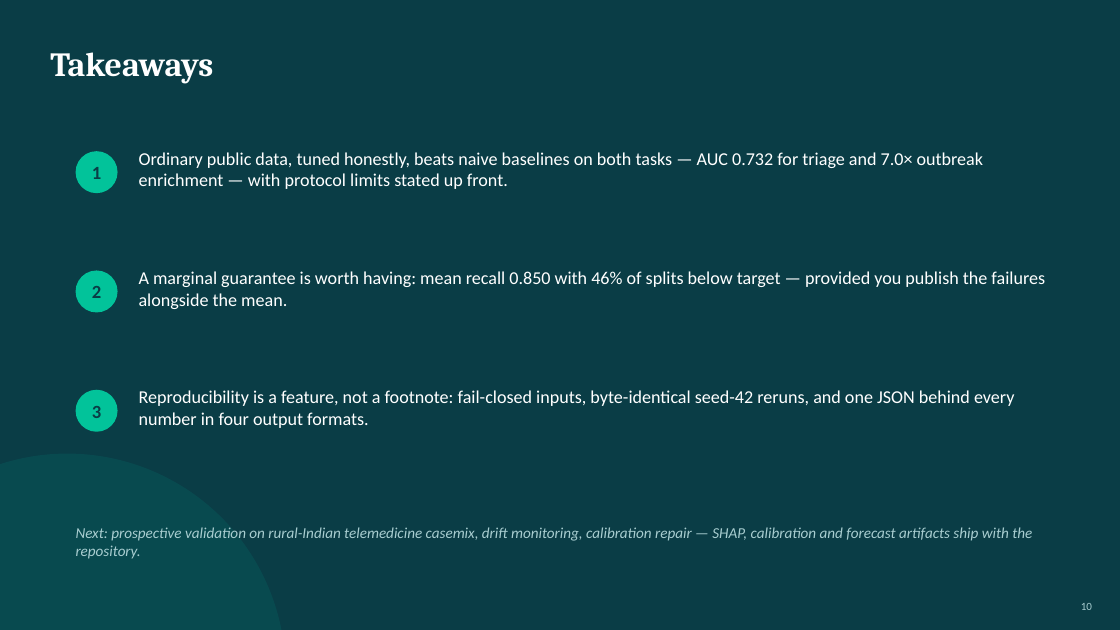
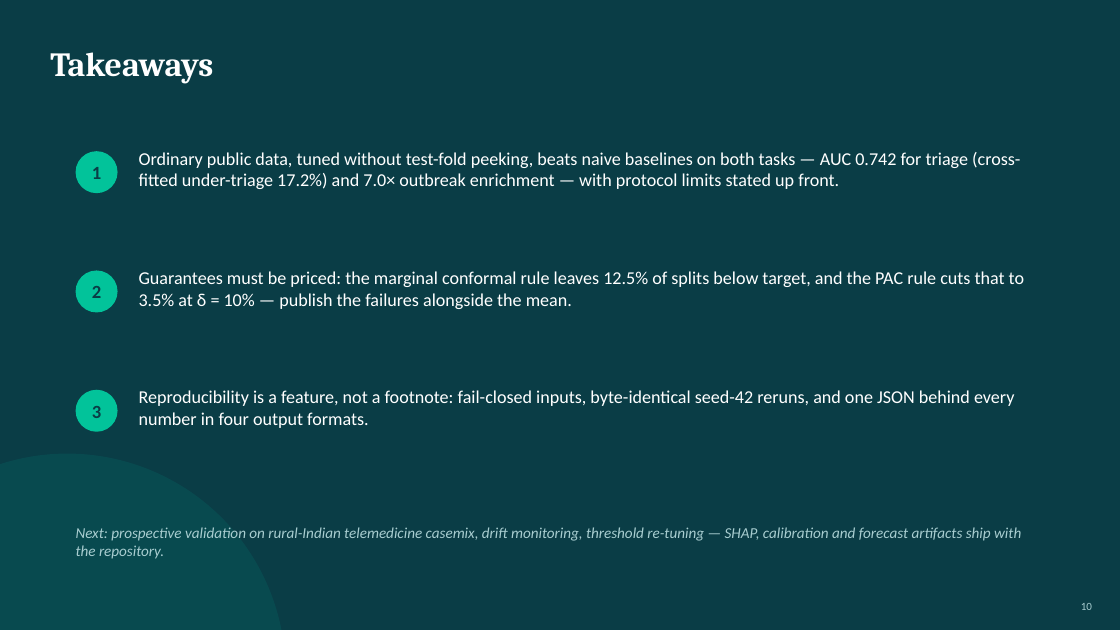
Before and after one commit to vaibhav7087/curago_paper_version, a slide deck: slide 10 of ppt/paper_presentation.pptx. Drawn at 1120x630 pixels with LibreOffice and Linux fonts; fonts in the diff are those of the drawing. Boxes give left, top, right and bottom in pixels: in the first picture for what was removed or moved away, otherwise in the second. Text is boxed around its words. In the diff, an @@ line names an element or a change of style, - is before the commit and + after.

Commit message:
paper: review scope T1-T3 - calibrated primary model + nested cross-fitted thresholds, PAC conformal guarantee, correctness/prose fixes; all artifacts regenerated, docs synced, self-score 98

```diff
--- a/ppt/paper_presentation.pptx
+++ b/ppt/paper_presentation.pptx
@@ text at box(139, 152, 1020, 189): text changed @@
-Ordinary public data, tuned honestly, beats naive baselines on both tasks — AUC 0.732 for triage and 7.0× outbreak enrichment — with protocol limits stated up front.
+Ordinary public data, tuned without test-fold peeking, beats naive baselines on both tasks — AUC 0.742 for triage (cross-fitted under-triage 17.2%) and 7.0× outbreak enrichment — with protocol limits stated up front.
@@ text at box(139, 271, 1024, 309): text changed @@
-A marginal guarantee is worth having: mean recall 0.850 with 46% of splits below target — provided you publish the failures alongside the mean.
+Guarantees must be priced: the marginal conformal rule leaves 12.5% of splits below target, and the PAC rule cuts that to 3.5% at δ = 10% — publish the failures alongside the mean.
@@ text at box(76, 527, 1021, 559): text changed @@
-Next: prospective validation on rural-Indian telemedicine casemix, drift monitoring, calibration repair — SHAP, calibration and forecast artifacts ship with the repository.
+Next: prospective validation on rural-Indian telemedicine casemix, drift monitoring, threshold re-tuning — SHAP, calibration and forecast artifacts ship with the repository.
```
Also in this commit, not shown: 5 other slides changed, 56 other files.
